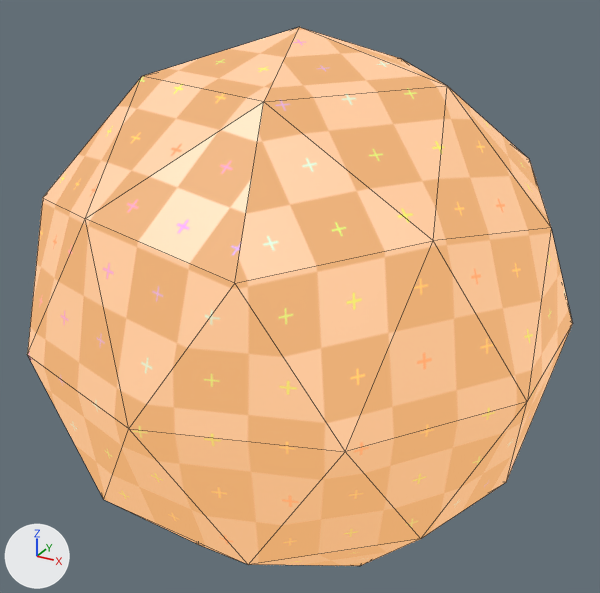
The FBX model editor/assets/models/fbx/Icosphere.fbx as it was, and as the next commit left it.
The view is the same before and after, from a 50 mm lens placed at (1.395, -2.53, 1.29), pointed at (-0.002, 0.009, 0.021). The axes (+X, +Y, +Z) are drawn at lower left. The lights are the same throughout. Mesh edges are drawn as thin lines.
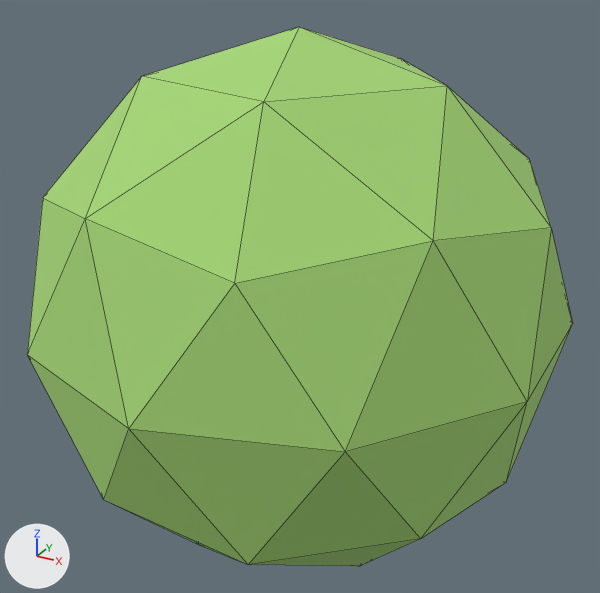
Boxes [x1, y1, x2, y2] around the edits, measured in the pictures (600 x 593 px):
'Icosphere', recoloured (beige to green): [27, 27, 573, 566] in both

The edits, one by one:
Material 'RandomPBRMaterial.030' (mat_randompbrmaterial_030) is new.
Its base color is (0.402, 0.7, 0.194) (green #aada7a).
Its metallic is 0.142.
Its roughness is 0.941.
me_icosphere has 42 vertices, 80 faces and spans x -0.95..0.95, y -1.0..1.0, z -1.0..1.0.
me_icosphere no longer uses material mat_randommaterial_007 (picture img_uv_debug_png).
me_icosphere now uses material mat_randompbrmaterial_030 (green #aada7a).
